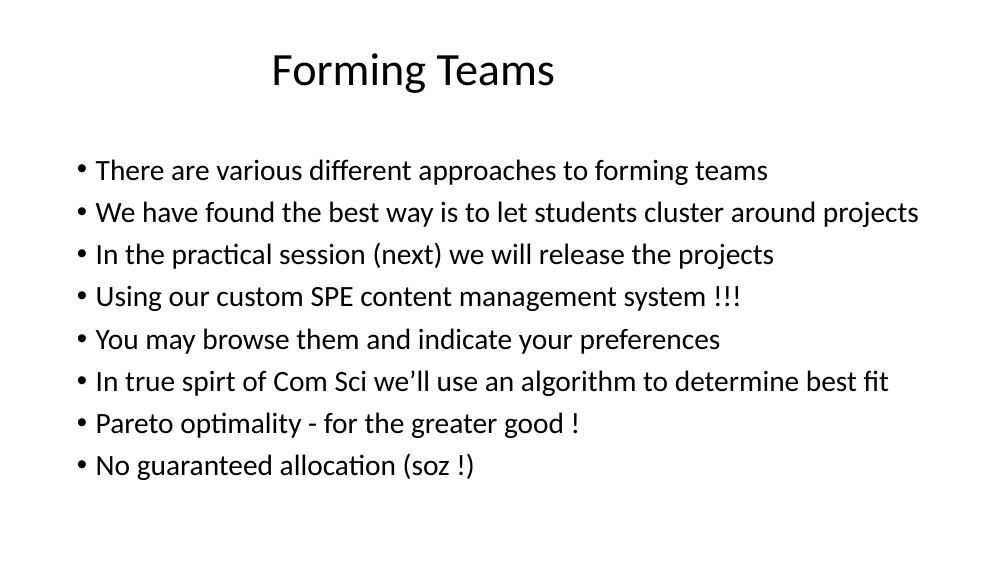
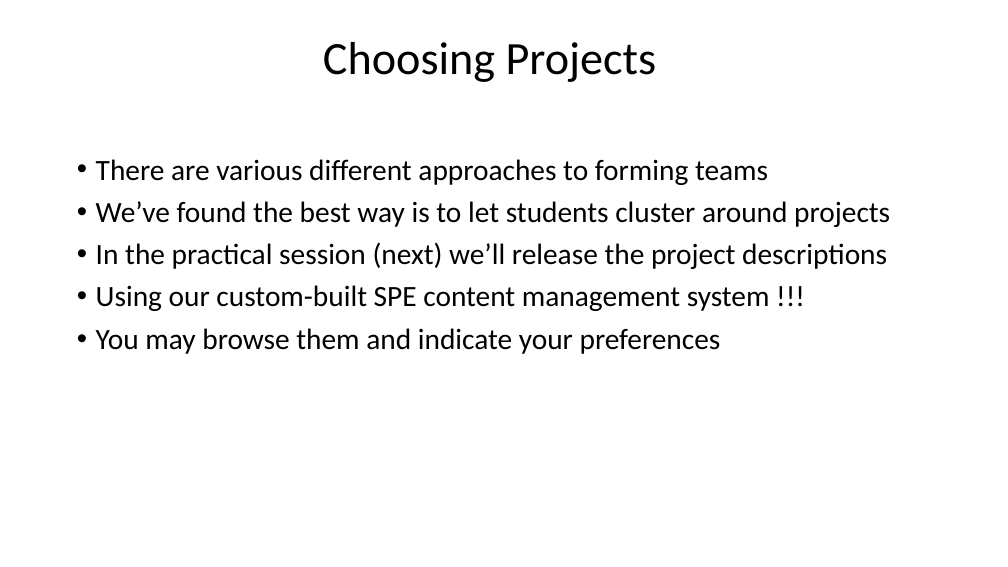
Before and after one commit to fossabot/SPE2018, a slide deck: slide 8 of Lecture Slides/01 Introduction.pptx. Drawn at 1008x567 pixels with LibreOffice and Linux fonts; fonts in the diff are those of the drawing; background and template pictures are left out. Boxes give left, top, right and bottom in pixels: in the first picture for what was removed or moved away, otherwise in the second. Text is boxed around its words. In the diff, an @@ line names an element or a change of style, - is before the commit and + after.

Commit message:
A few last tweaks

```diff
--- a/Lecture Slides/01 Introduction.pptx
+++ b/Lecture Slides/01 Introduction.pptx
@@ title at [323, 42, 657, 82]: text changed @@
-Forming Teams
+Choosing Projects
@@ text at [96, 201, 890, 311]: text changed @@
-• We have found the best way is to let students cluster around projects
-• In the practical session (next) we will release the projects
-• Using our custom SPE content management system !!!
+• We’ve found the best way is to let students cluster around projects
+• In the practical session (next) we’ll release the project descriptions
+• Using our custom-built SPE content management system !!!
@@ text at [96, 370, 889, 480]: paragraphs removed @@
-• In true spirt of Com Sci we’ll use an algorithm to determine best fit
-• Pareto optimality - for the greater good !
-• No guaranteed allocation (soz !)
```
Also in this commit, not shown: 13 other slides changed, 3 slides added, 1 slide removed.
